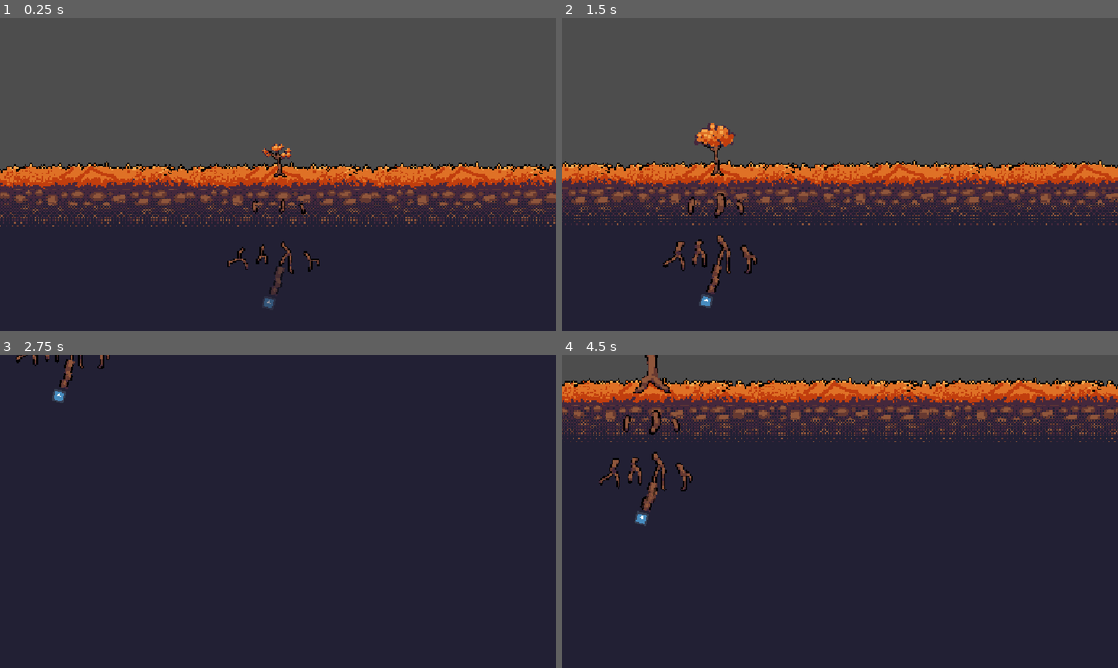
Above: before the commit, frames 1-4 (two rows, left to right).
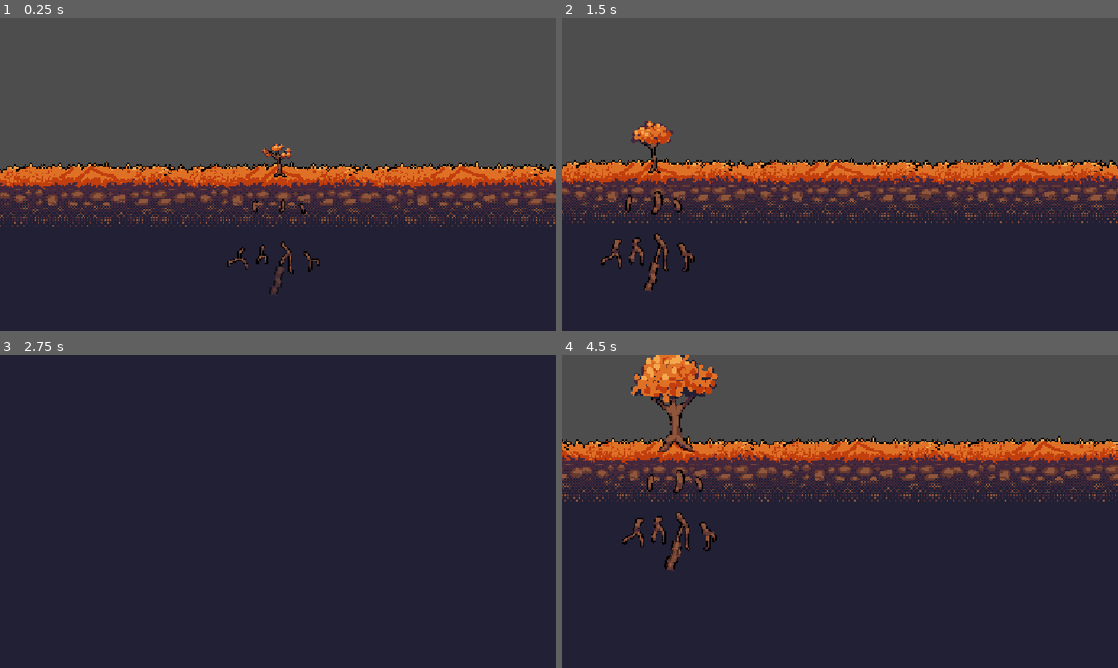
Above: after the commit, the same moments.

Repository: avycado13/cozyfall-game
Game: Godot game, scene res://scenes/main.tscn
The game is run twice, just before and just after one commit, with the same random seed, the same clock (stepped at 60 frames per second) and the same inputs. The engine's default icon, where the game draws it, is replaced by a stand-in: a white triangle on a blue panel in a dark square.
Inputs (mouse positions are in pixels of both pictures, inside the frame that each line leads up to):
- Up to frame 1 (0.25 s): no input
- Up to frame 2 (1.5 s): tap Enter (ui_accept) at 0.5, 0.77 s; move the mouse to (834, 293) at 0.52 s; hold Right (right) 0.53-1.28 s; click (834, 293) at 0.6 s; move the mouse to (767, 293) at 1.27 s; hold Down (down) from 1.28 s (still down); right-click (767, 293) at 1.35 s; click (767, 293) at 1.42 s
- Up to frame 3 (2.75 s): tap Enter (ui_accept) at 1.52 s; move the mouse to (88, 580) at 2.02 s; release Down (down) at 2.03 s; hold Right (right) from 2.03 s (still down); click (88, 580) at 2.1 s
- Up to frame 4 (4.5 s): move the mouse to (623, 389) at 2.77 s; release Right (right) at 2.78 s; hold Up (up) 2.78-3.53 s; right-click (623, 389) at 2.85 s; click (623, 389) at 2.92 s; tap Enter (ui_accept) at 3.02, 3.5, 3.77 s; move the mouse to (1006, 558) at 3.52 s; hold Left (left) from 3.53 s (still down); click (1006, 558) at 3.6 s; move the mouse to (623, 461) at 4.27 s; right-click (623, 461) at 4.35 s; click (623, 461) at 4.42 s

The runs differ from the first frame. In frame 1, less than 0.1% of the frame differs, in the area x 47-50%, y 89-93%; in frame 2, 14%; in frame 3, 0.4%; in frame 4, 35%, in the area x 0-100%, y 0-70%.

Commit message:
made camera better

Diff:
--- a/scenes/camera_man.tscn
+++ b/scenes/camera_man.tscn
@@ -15,4 +15,3 @@
 zoom = Vector2(3, 3)
 limit_enabled = false
 position_smoothing_enabled = true
-position_smoothing_speed = 2.0
--- a/scenes/stick.tscn
+++ b/scenes/stick.tscn
@@ -2,7 +2,6 @@
 
 [ext_resource type="Texture2D" uid="uid://deh6k0d1wf7ol" path="res://assets/aseprite files/root.png" id="1_i3vek"]
 [ext_resource type="Script" uid="uid://d1vdti36cv5jg" path="res://scripts/stick.gd" id="1_ld7er"]
-[ext_resource type="Texture2D" uid="uid://4q335xxs2p" path="res://icon.svg" id="3_m8wbh"]
 
 [sub_resource type="RectangleShape2D" id="RectangleShape2D_tq6n8"]
 size = Vector2(2, 18)
@@ -35,8 +34,3 @@
 
 [node name="Marker2D" type="Marker2D" parent="." unique_id=706102707]
 position = Vector2(0, 18)
-
-[node name="Sprite2D" type="Sprite2D" parent="Marker2D" unique_id=1104646436]
-position = Vector2(-2, 7)
-scale = Vector2(0.0703125, 0.0703125)
-texture = ExtResource("3_m8wbh")
